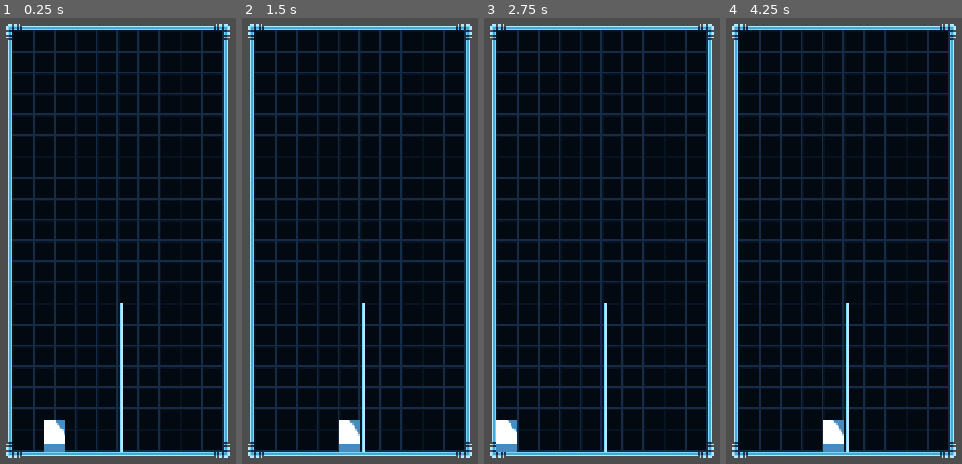
Above: before the commit, frames 1-4 (left to right).
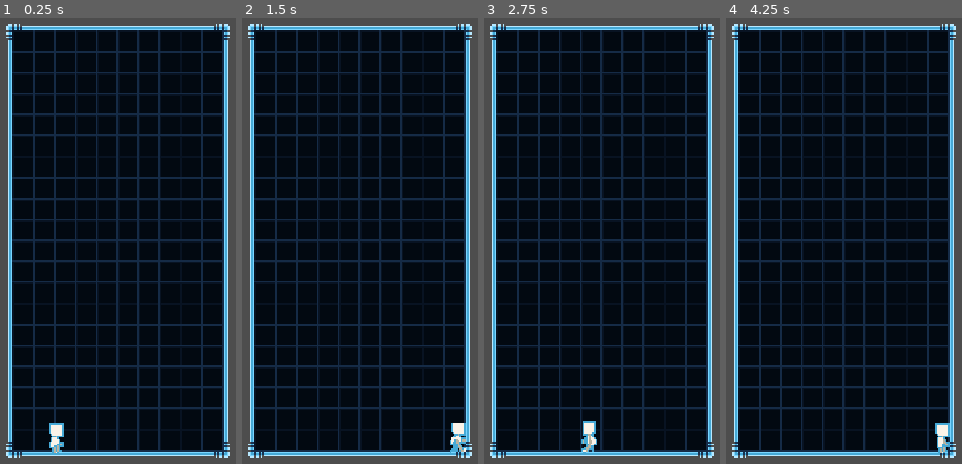
Above: after the commit, the same moments.

Repository: BaoQui/tetris-battler
Game: Godot game, scene res://Scenes/main_scene.tscn
The game is run twice, just before and just after one commit, with the same random seed, the same clock (stepped at 60 frames per second) and the same inputs. The engine's default icon, where the game draws it, is replaced by a stand-in: a white triangle on a blue panel in a dark square.
Inputs:
- Up to frame 1 (0.25 s): no input
- Up to frame 2 (1.5 s): tap Enter (ui_accept) at 0.5 s; hold S (crouch) 0.53-1.28 s; hold D (player_right) from 0.53 s (still down); tap Space (player_jump) at 0.77 s; tap Shift (player_dash) at 1.35 s
- Up to frame 3 (2.75 s): tap Space (player_jump) at 1.52 s; tap Enter (ui_accept) at 2 s; release D (player_right) at 2.03 s; hold A (player_left) from 2.03 s (still down); hold S (crouch) from 2.03 s (still down)
- Up to frame 4 (4.25 s): release A (player_left) at 2.78 s; release S (crouch) at 2.78 s; hold D (player_right) from 2.78 s (still down); tap Shift (player_dash) at 2.85 s; tap Space (player_jump) at 3.02, 3.77 s; hold S (crouch) from 3.53 s (still down)

The runs differ from the first frame. In frame 1, 0.9% of the frame differs, in the area x 18-53%, y 63-98%; in frame 2, 1.4%, in the area x 41-95%, y 63-98%; in frame 3, 1.4%; in frame 4, 1.4%.

Commit message:
Added Animations
I hate these animations will fix them

Diff:
--- a/Scenes/main_scene.tscn
+++ b/Scenes/main_scene.tscn
@@ -153,7 +153,7 @@
 texture = ExtResource("1_52fb6")
 
 [node name="Border" type="TileMapLayer" parent="." unique_id=1721766932]
-tile_map_data = PackedByteArray("AAD8/woAAAAJAAIAAAD9/woAAAA …(960 unchanged characters)… KAAYAAAAFAAkAAAALAAUAAAAFAAoAAAALAAYAAAAAAAMAAAAKAAEAAAAAAAQAAAAKAAEAAAAAAAUAAAAKAAEAAAAAAAYAAAAKAAEAAAAAAAcAAAAKAAEAAAAAAAgAAAAKAAEAAAAAAAkAAAAKAAEAAAA=")
+tile_map_data = PackedByteArray("AAD8/woAAAAJAAIAAAD9/woAAAA …(960 unchanged characters)… KAAYAAAAFAAkAAAALAAUAAAAFAAoAAAALAAYAAAA=")
 tile_set = SubResource("TileSet_wc2rq")
 
 [node name="Camera2D" type="Camera2D" parent="." unique_id=72979972]
--- a/player.gd
+++ b/player.gd
@@ -1,11 +1,11 @@
 extends CharacterBody2D
-
 
 const SPEED = 120
 const JUMP_VELOCITY = -350
 @onready var coyote_timer: Timer = $CoyoteTimer
 @onready var input_buffer_timer: Timer = $InputBufferTimer
 @onready var dash_timer: Timer = $DashTimer
+@onready var animated_sprite: AnimatedSprite2D = $AnimatedSprite2D
 
 #Jump Const and Variables
 var wall_jump_lock: float = 0.0
@@ -55,12 +55,17 @@
 	#Movement Acceleration/Declea
 	_jump(delta, direction)
 	if wall_jump_lock <= 0.0:
-		if direction:
+		if direction > 0:
+			animated_sprite.flip_h = false
+			velocity.x = direction * SPEED
+		elif direction < 0:
+			animated_sprite.flip_h = true
 			velocity.x = direction * SPEED
 		else:
 			velocity.x = move_toward(velocity.x, 0, SPEED)
 
 	move_and_slide()
+	update_animations(direction)
 	wall_slide(delta)
 func _jump(delta, direction):
 		#When wall_jumping
@@ -136,3 +141,15 @@
 			dash_cooldown_timer = DASH_COOLDOWN
 
 	return is_dashing
+
+func update_animations(direction):
+	if is_on_floor():
+		if direction == 0:
+			animated_sprite.play("default")
+		else:
+			animated_sprite.play("walk")
+	else:
+		if wall_contact_coyote > 0:
+			animated_sprite.play("wall_slide")
+		else:
+			animated_sprite.play("jump")
--- a/player.tscn
+++ b/player.tscn
@@ -1,33 +1,139 @@
 [gd_scene format=3 uid="uid://oj7jqrbb5pu1"]
 
-[ext_resource type="Texture2D" uid="uid://cg36sjtq67j00" path="res://icon.svg" id="1_4flbx"]
 [ext_resource type="Script" uid="uid://jtt2wt33l2xf" path="res://player.gd" id="1_onrkg"]
+[ext_resource type="Texture2D" uid="uid://mf57iatia3ov" path="res://Assets/PlayerSpritet.png" id="2_onrkg"]
+
+[sub_resource type="AtlasTexture" id="AtlasTexture_bwjto"]
+atlas = ExtResource("2_onrkg")
+region = Rect2(48, 112, 16, 28)
 
 [sub_resource type="AtlasTexture" id="AtlasTexture_onrkg"]
-atlas = ExtResource("1_4flbx")
-region = Rect2(64, 48, 16, 24)
+atlas = ExtResource("2_onrkg")
+region = Rect2(0, 56, 16, 28)
+
+[sub_resource type="AtlasTexture" id="AtlasTexture_i3pqv"]
+atlas = ExtResource("2_onrkg")
+region = Rect2(16, 56, 16, 28)
+
+[sub_resource type="AtlasTexture" id="AtlasTexture_hqtel"]
+atlas = ExtResource("2_onrkg")
+region = Rect2(32, 56, 16, 28)
+
+[sub_resource type="AtlasTexture" id="AtlasTexture_sweqy"]
+atlas = ExtResource("2_onrkg")
+region = Rect2(48, 56, 16, 28)
+
+[sub_resource type="AtlasTexture" id="AtlasTexture_2hs0m"]
+atlas = ExtResource("2_onrkg")
+region = Rect2(16, 112, 16, 28)
+
+[sub_resource type="AtlasTexture" id="AtlasTexture_1jxqw"]
+atlas = ExtResource("2_onrkg")
+region = Rect2(0, 0, 16, 28)
+
+[sub_resource type="AtlasTexture" id="AtlasTexture_dw050"]
+atlas = ExtResource("2_onrkg")
+region = Rect2(16, 0, 16, 28)
+
+[sub_resource type="AtlasTexture" id="AtlasTexture_b26j0"]
+atlas = ExtResource("2_onrkg")
+region = Rect2(32, 0, 16, 28)
+
+[sub_resource type="AtlasTexture" id="AtlasTexture_n7ghd"]
+atlas = ExtResource("2_onrkg")
+region = Rect2(48, 0, 16, 28)
+
+[sub_resource type="AtlasTexture" id="AtlasTexture_nvl01"]
+atlas = ExtResource("2_onrkg")
+region = Rect2(64, 0, 16, 28)
+
+[sub_resource type="AtlasTexture" id="AtlasTexture_ivps1"]
+atlas = ExtResource("2_onrkg")
+region = Rect2(80, 0, 16, 28)
+
+[sub_resource type="AtlasTexture" id="AtlasTexture_urp6f"]
+atlas = ExtResource("2_onrkg")
+region = Rect2(0, 112, 16, 28)
 
 [sub_resource type="SpriteFrames" id="SpriteFrames_wc2rq"]
 animations = [{
 "frames": [{
 "duration": 1.0,
+"texture": SubResource("AtlasTexture_bwjto")
+}],
+"loop": 1,
+"name": &"Dashing",
+"speed": 5.0
+}, {
+"frames": [{
+"duration": 1.0,
 "texture": SubResource("AtlasTexture_onrkg")
+}, {
+"duration": 1.0,
+"texture": SubResource("AtlasTexture_i3pqv")
+}, {
+"duration": 1.0,
+"texture": SubResource("AtlasTexture_hqtel")
+}, {
+"duration": 1.0,
+"texture": SubResource("AtlasTexture_sweqy")
 }],
 "loop": 1,
 "name": &"default",
 "speed": 5.0
+}, {
+"frames": [{
+"duration": 1.0,
+"texture": SubResource("AtlasTexture_2hs0m")
+}],
+"loop": 1,
+"name": &"jump",
+"speed": 5.0
+}, {
+"frames": [{
+"duration": 1.0,
+"texture": SubResource("AtlasTexture_1jxqw")
+}, {
+"duration": 1.0,
+"texture": SubResource("AtlasTexture_dw050")
+}, {
+"duration": 1.0,
+"texture": SubResource("AtlasTexture_b26j0")
+}, {
+"duration": 1.0,
+"texture": SubResource("AtlasTexture_n7ghd")
+}, {
+"duration": 1.0,
+"texture": SubResource("AtlasTexture_nvl01")
+}, {
+"duration": 1.0,
+"texture": SubResource("AtlasTexture_ivps1")
+}],
+"loop": 1,
+"name": &"walk",
+"speed": 5.0
+}, {
+"frames": [{
+"duration": 1.0,
+"texture": SubResource("AtlasTexture_urp6f")
+}],
+"loop": 1,
+"name": &"wall_slide",
+"speed": 5.0
 }]
 
 [sub_resource type="RectangleShape2D" id="RectangleShape2D_l1w6i"]
-size = Vector2(16, 24)
+size = Vector2(10, 23)
 
 [node name="player" type="CharacterBody2D" unique_id=1237093389]
 script = ExtResource("1_onrkg")
 
 [node name="AnimatedSprite2D" type="AnimatedSprite2D" parent="." unique_id=1699035135]
 sprite_frames = SubResource("SpriteFrames_wc2rq")
+animation = &"Dashing"
 
 [node name="CollisionShape2D" type="CollisionShape2D" parent="." unique_id=2111191397]
+position = Vector2(1, 0.5)
 shape = SubResource("RectangleShape2D_l1w6i")
 
 [node name="CoyoteTimer" type="Timer" parent="." unique_id=1291129459]
Binary file added: Assets/PlayerSpritet.png
Not shown, added: Assets/PlayerSpritet.png.import
